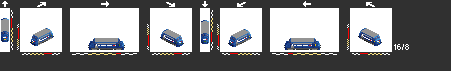
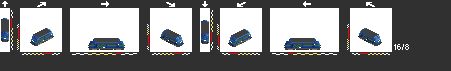
Two versions of the same layered image (451x71). Layer-by-layer changes:
added layer "dsb5" above "dsb4" over [1, 19, 381, 50]
hid "dsb4" over [1, 19, 380, 48]
